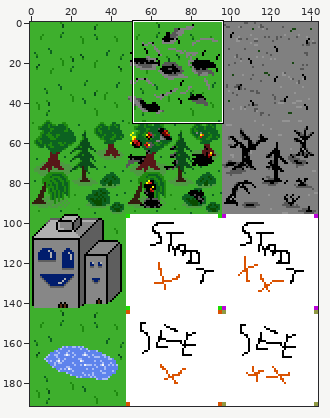
Sprite sheet, stored at fire/images/inc_tileset.png. The picture above shows the old version from afar; the outline marks the close-up.
Close-up. Earlier state:
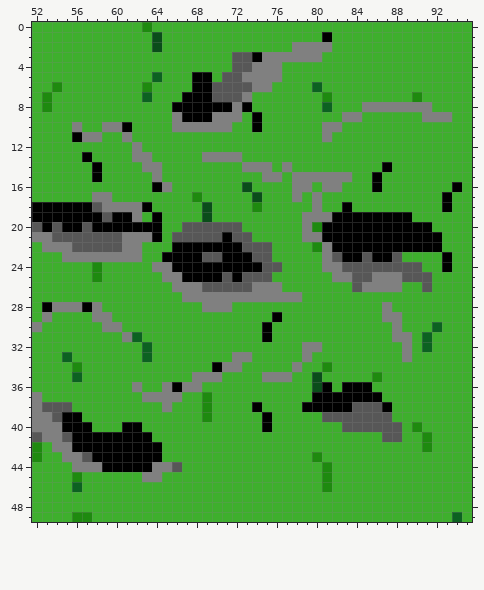
The file is 144x192 pixels. Shown: x 52..95, y 0..49.
The same view after the edit:
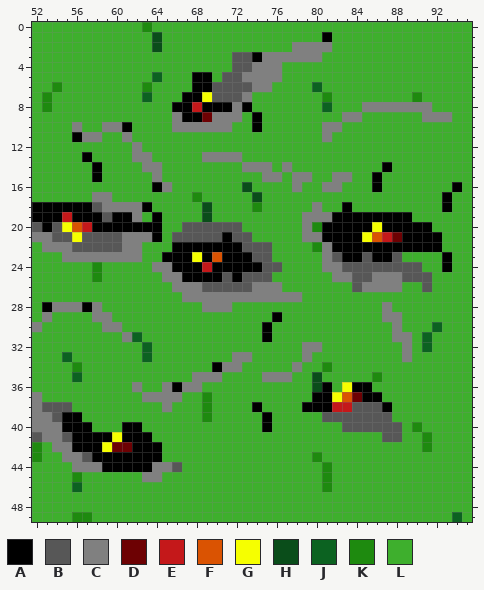
Palette (. is transparent): A #000000  B #575757  C #808080  D #6d0103  E #c4181a  F #da5302  G #f6ff00  H #0a4d1a  J #0c6221  K #1e8a0f  L #3eaf2d
Edits made:
y 7: x 69 A -> G
y 8: x 68 A -> E
y 9: x 69 A -> D
y 15: x 80..81 CC -> LL
y 16: x 79 C -> L
y 17: x 78 C -> L; x 80 C -> L
y 19: x 55 A -> E
y 20: x 55..57 AAB -> GFE; x 86 A -> G
y 21: x 56 B -> G; x 85..88 AAAA -> GFED
y 23: x 68..70 ABB -> GAF
y 24: x 69 A -> E
y 36: x 83 A -> G
y 37: x 82..84 AAA -> GFD
y 38: x 82..83 AA -> EE
y 41: x 60 A -> G
y 42: x 59..61 AAA -> GDD
Where, in picture pixels (left, top, right, bottom), the same in both close-ups:
changed: (192, 92, 212, 122)
changed: (292, 172, 332, 202)
changed: (62, 212, 92, 242)
changed: (362, 222, 402, 242)
changed: (192, 252, 222, 272)
changed: (332, 382, 362, 412)
changed: (102, 432, 132, 452)
